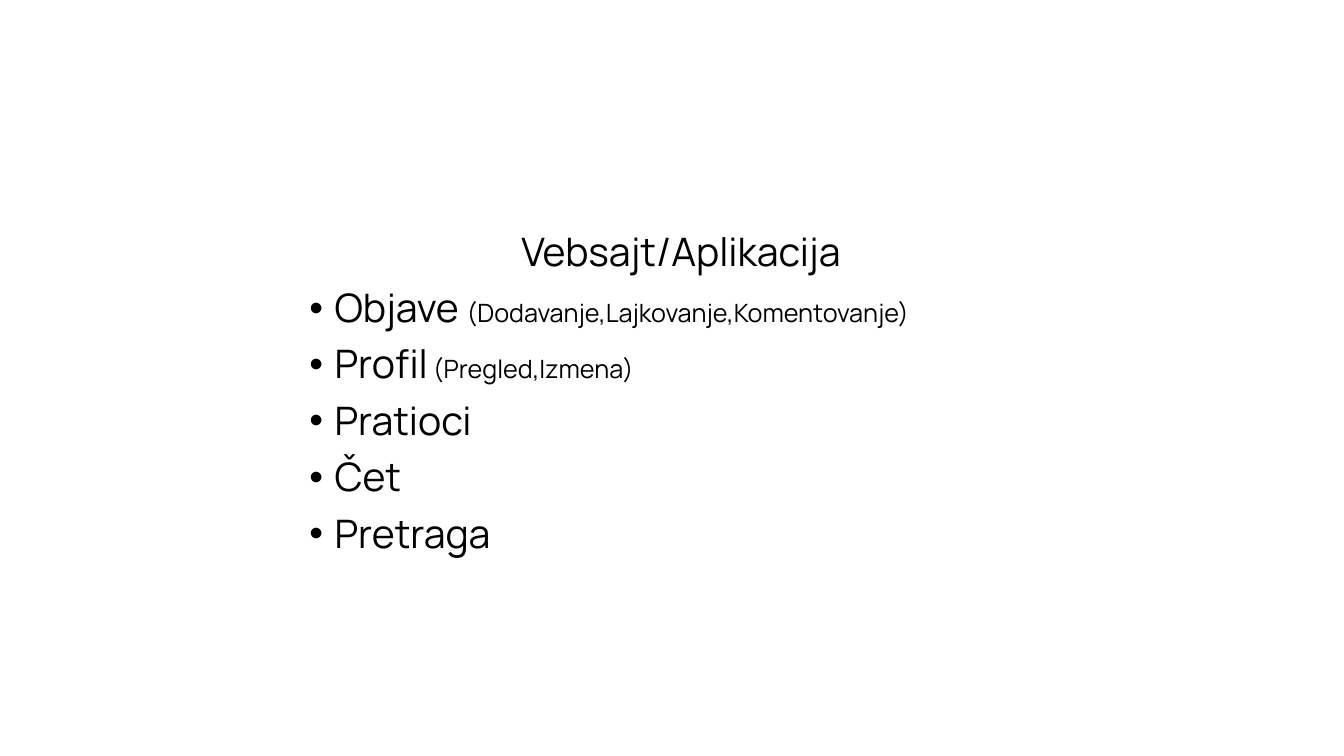
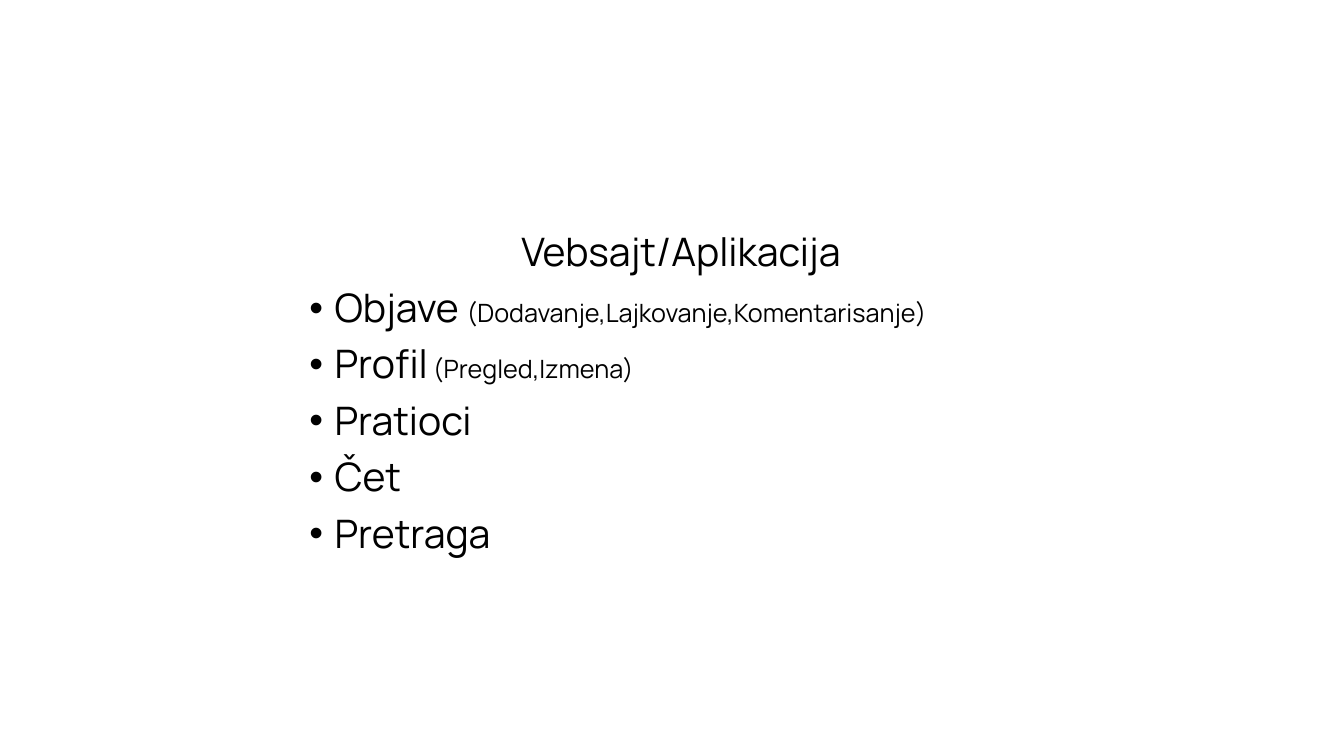
Before and after one commit to LukaPatarcic/social-media, a slide deck: slide 10 of Documentation/Presentation.pptx (slide 4 before the commit). Drawn at 1344x756 pixels with LibreOffice and Linux fonts; fonts in the diff are those of the drawing; background and template pictures are left out. Boxes give left, top, right and bottom in pixels: in the first picture for what was removed or moved away, otherwise in the second. Text is boxed around its words. In the diff, an @@ line names an element or a change of style, - is before the commit and + after.

Commit message:
Final

```diff
--- a/Documentation/Presentation.pptx
+++ b/Documentation/Presentation.pptx
@@ text at bbox=[335, 293, 927, 332]: text changed @@
-• Objave (Dodavanje,Lajkovanje,Komentovanje)
+• Objave (Dodavanje,Lajkovanje,Komentarisanje)
```
